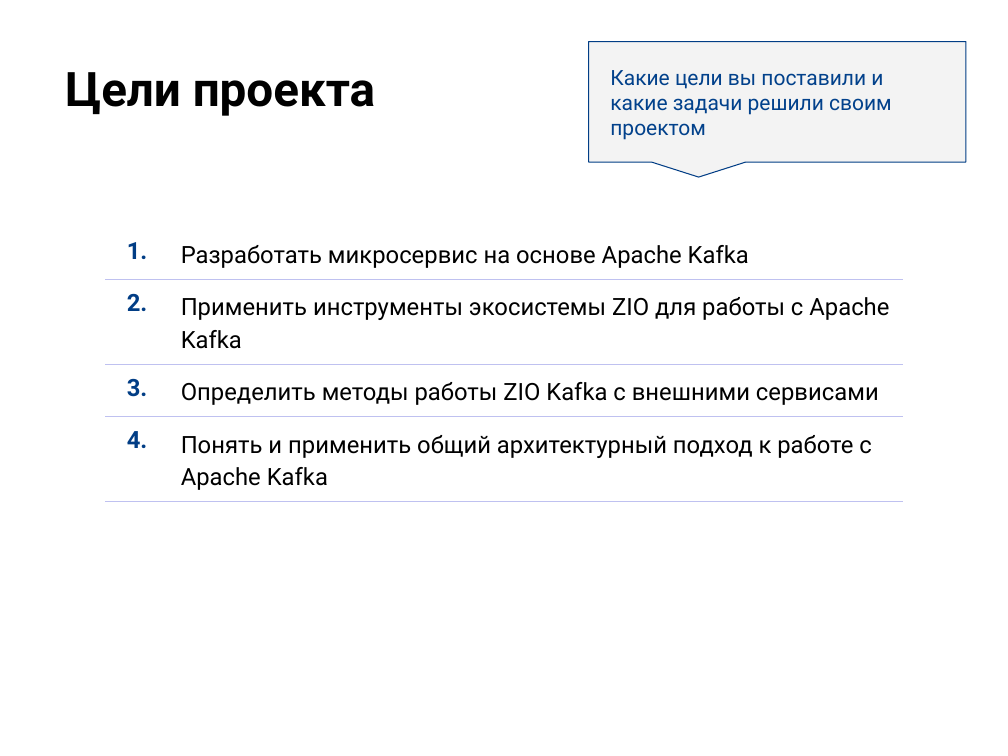
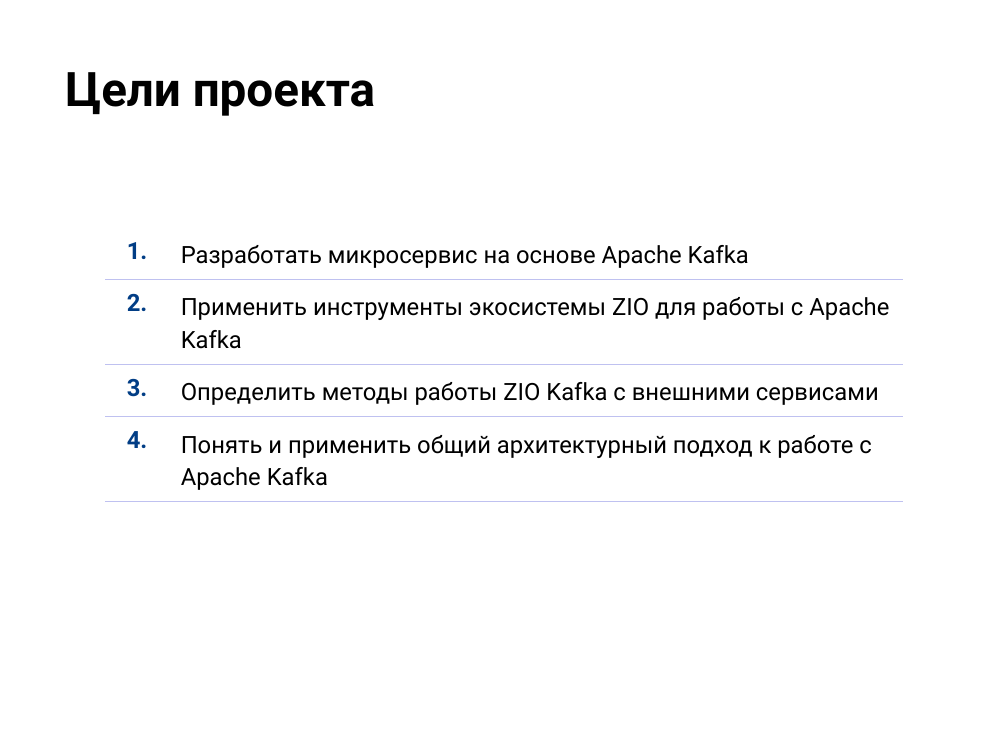
Before and after one commit to AlekseyFilatov/-OTUS_hw_kafka, a slide deck: slide 5 of project/Защита_проекта_Микросервис_на_основе_Apache_Kafka.pptx. Drawn at 1008x756 pixels with LibreOffice and Linux fonts; fonts in the diff are those of the drawing; background and template pictures are left out. Boxes give left, top, right and bottom in pixels: in the first picture for what was removed or moved away, otherwise in the second. Text is boxed around its words. In the diff, an @@ line names an element or a change of style, - is before the commit and + after.

```diff
--- a/project/Защита_проекта_Микросервис_на_основе_Apache_Kafka.pptx
+++ b/project/Защита_проекта_Микросервис_на_основе_Apache_Kafka.pptx
@@ speech box removed at (589,41,966,161) @@
-Какие цели вы поставили и какие задачи решили своим проектом
```
Also in this commit, not shown: 4 other slides changed, 1 other file.
